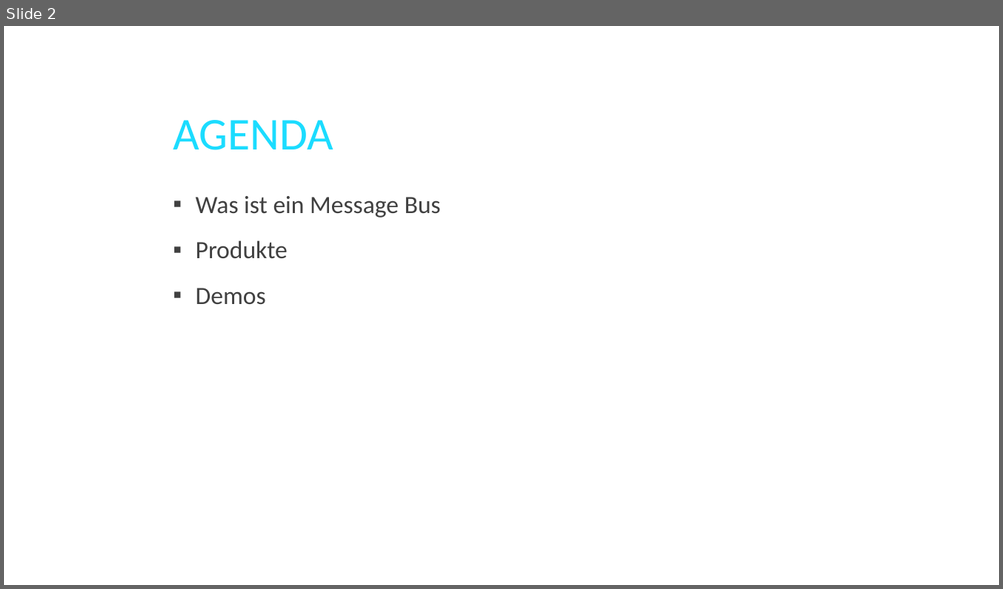
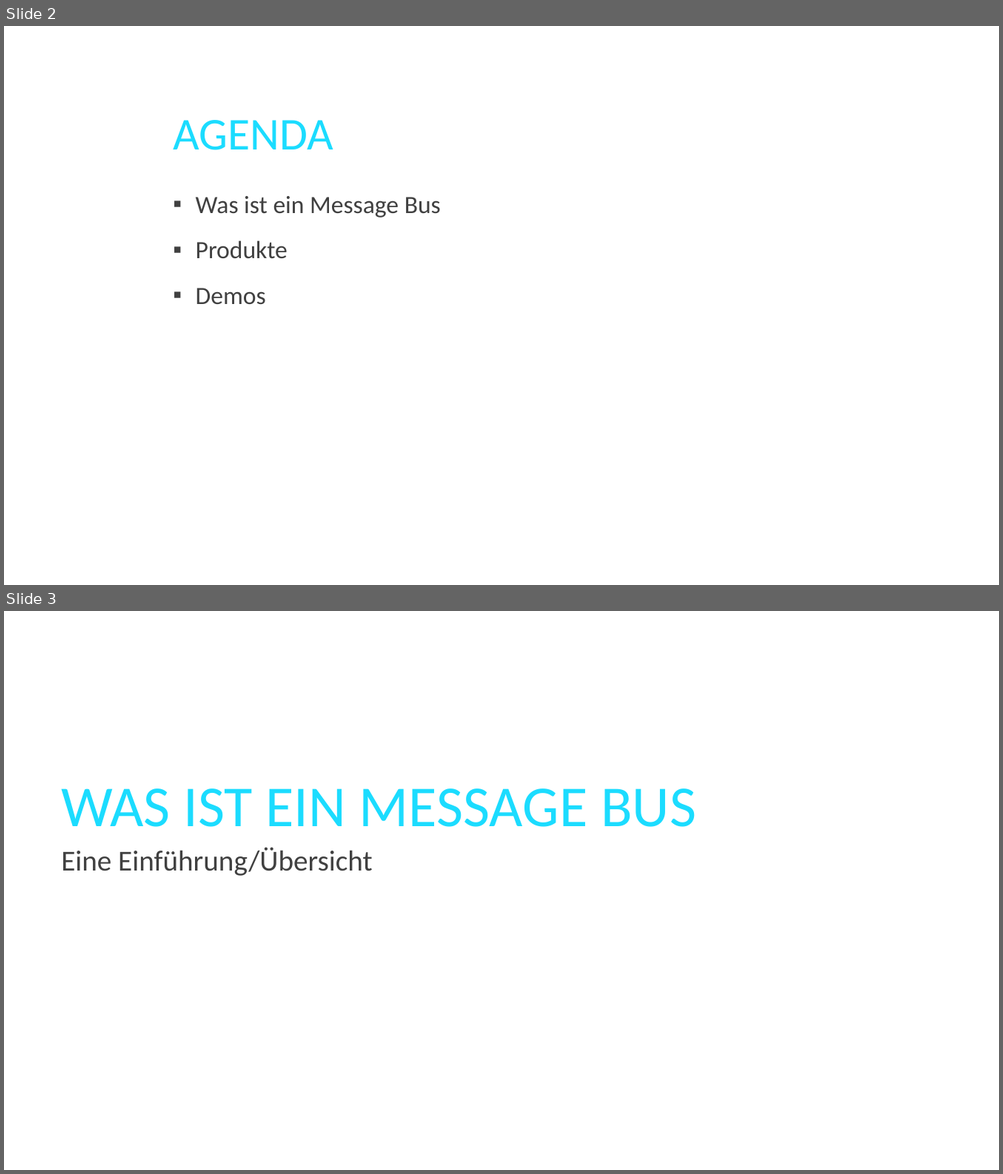
Before and after one commit to twenzel/MessageBusDemo, a slide deck: MessageBus.pptx. Shown one above the other, each under a label of ours: slide 2 before the commit, slides 2 and 3 after it. The pictures are 1003x589 and 1003x1174 pixels, drawn with LibreOffice and Linux fonts; fonts in the diff are those of the drawing; background and template pictures are left out. Boxes give left, top, right and bottom in pixels: in the first picture for what was removed or moved away, otherwise in the second. Text is boxed around its words. In the diff, an @@ line names an element or a change of style, - is before the commit and + after.

```diff
--- a/MessageBus.pptx
+++ b/MessageBus.pptx
@@ slide 3 added at (4,611,999,1170), background picture (left out) @@
@@ title added at (61,789,696,827), 56 pt, text #1BDCFF @@
+WAS IST EIN MESSAGE BUS
@@ text added at (61,847,372,876), 28 pt, text #404040 @@
+Eine Einführung/Übersicht
```
Also in this commit, not shown: 3 slides changed, 3 other slides added.
